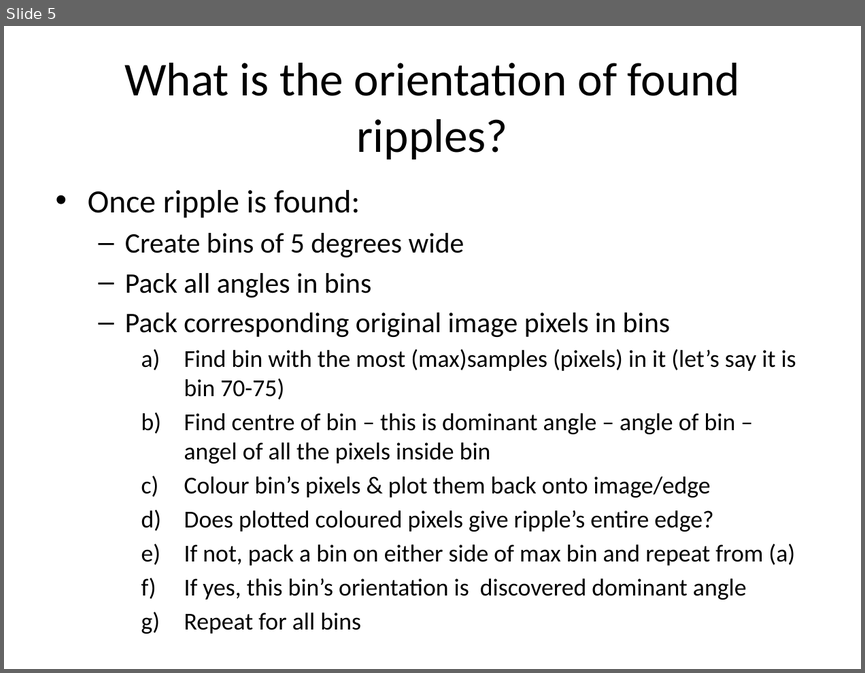
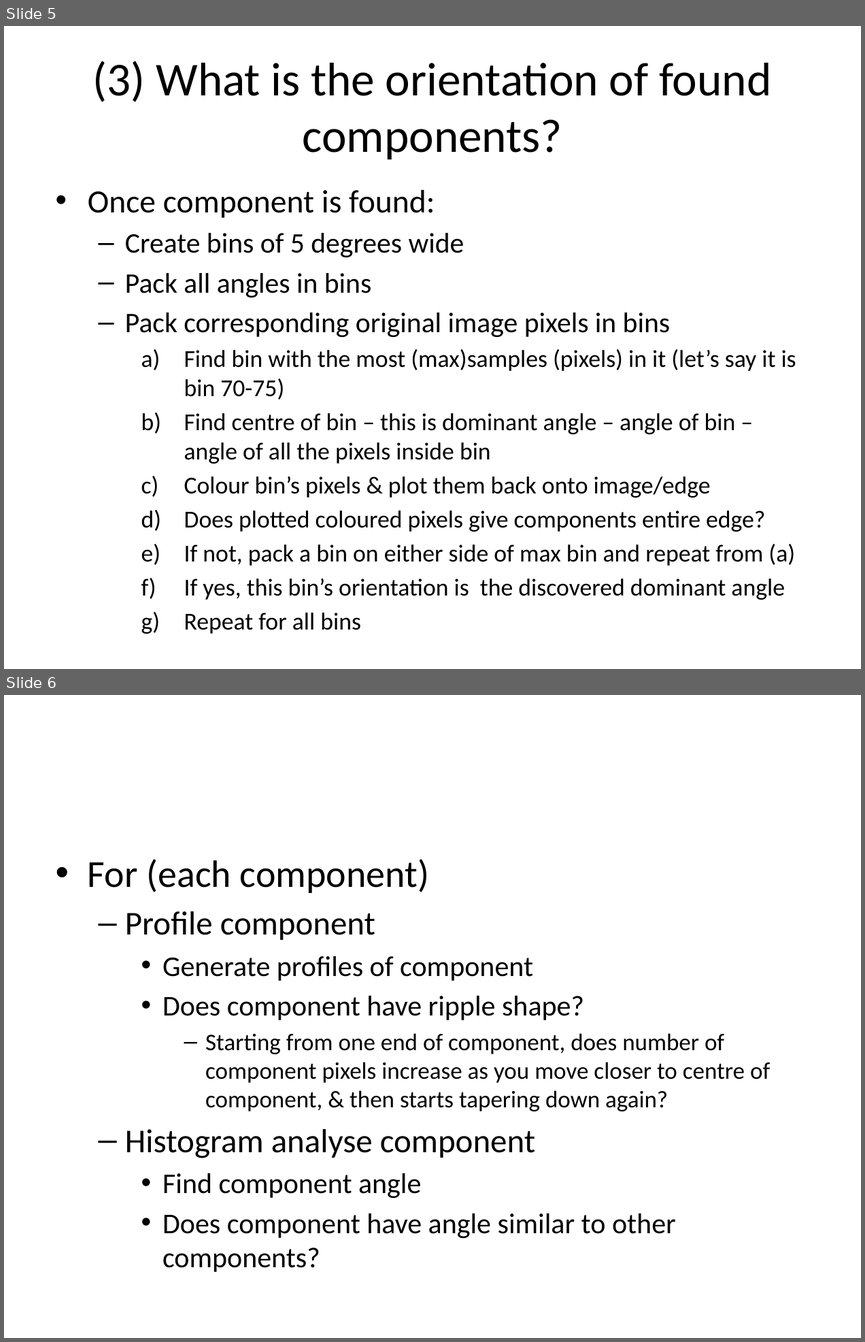
Before and after one commit to myIMT/ConsoleApplication5, a slide deck: ConsoleApplication5/20170118_POA.pptx. Shown one above the other, each under a label of ours: slide 5 before the commit, slides 5 and 6 after it. The pictures are 865x673 and 865x1342 pixels, drawn with LibreOffice and Linux fonts; fonts in the diff are those of the drawing. Boxes give left, top, right and bottom in pixels: in the first picture for what was removed or moved away, otherwise in the second. Text is boxed around its words. In the diff, an @@ line names an element or a change of style, - is before the commit and + after.

```diff
--- a/ConsoleApplication5/20170118_POA.pptx
+++ b/ConsoleApplication5/20170118_POA.pptx
@@ slide 6 added at [4, 695, 861, 1338], background #FFFFFF @@
@@ text added at [88, 859, 770, 1272], 20 pt, text #000000 @@
+• For (each component)
+  – Profile component
+    • Generate profiles of component
+    • Does component have ripple shape?
+      – Starting from one end of component, does number of component pixels increase as you move closer to centre of component, & then starts tapering down again?
+  – Histogram analyse component
+    • Find component angle
+    • Does component have angle similar to other components?
@@ slide 5 changed as well @@
@@ title at [93, 61, 771, 160]: text changed @@
-What is the orientation of found ripples?
+(3) What is the orientation of found components?
@@ text at [88, 190, 434, 218]: text changed @@
-• Once ripple is found:
+• Once component is found:
@@ text at [184, 413, 736, 463]: text changed @@
-    b) Find centre of bin – this is dominant angle – angle of bin – angel of all the pixels inside bin
+    b) Find centre of bin – this is dominant angle – angle of bin – angle of all the pixels inside bin
@@ text at [184, 510, 765, 531]: text changed @@
-    d) Does plotted coloured pixels give ripple’s entire edge?
+    d) Does plotted coloured pixels give components entire edge?
@@ text at [184, 578, 785, 599]: text changed @@
-    f) If yes, this bin’s orientation is discovered dominant angle
+    f) If yes, this bin’s orientation is the discovered dominant angle
```
Also in this commit, not shown: 3 other slides changed, 3 other files.
